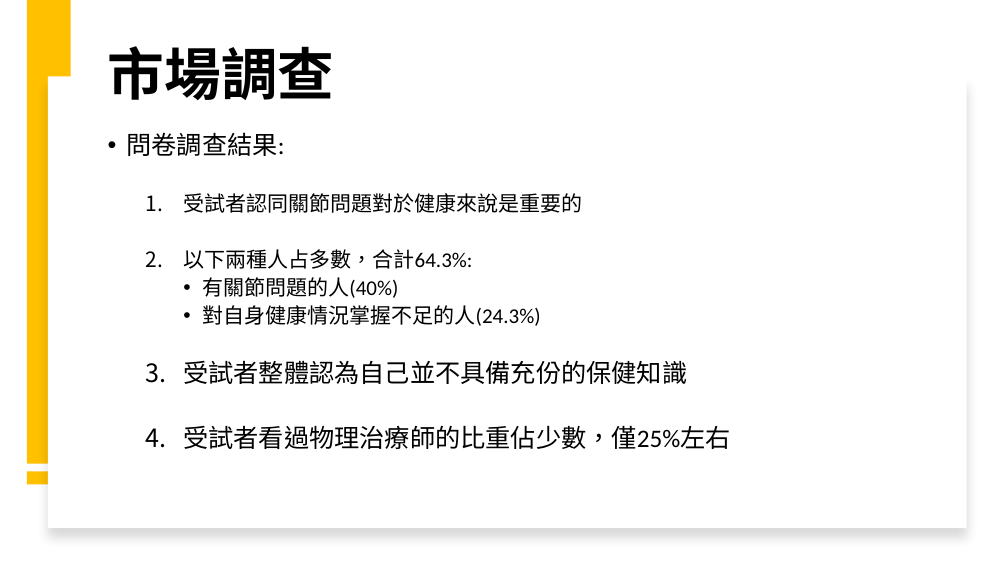
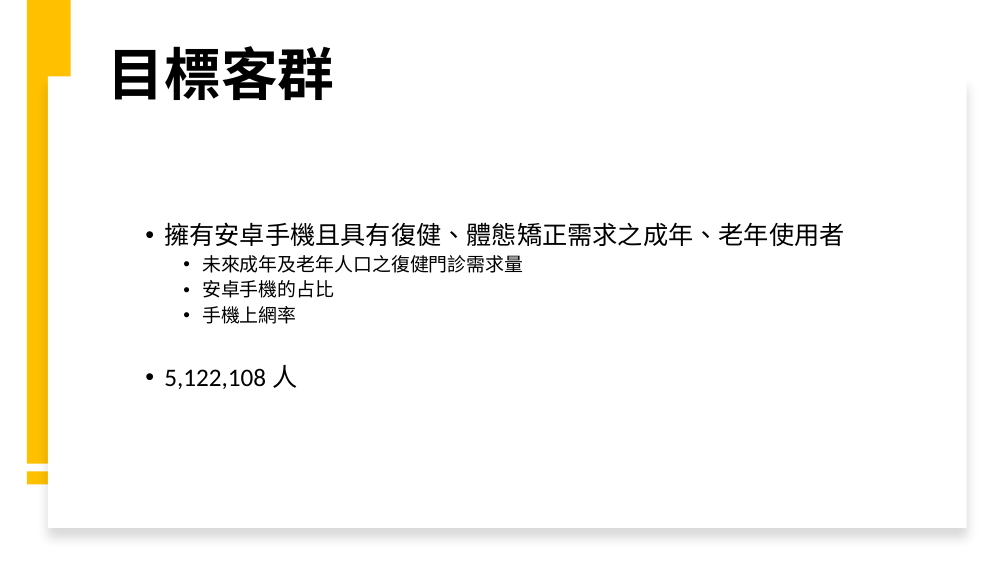
Before and after one commit to michaelchen1225/-, a slide deck: slide 14 of 整合/報告/產品報告.pptx (slide 11 before the commit). Drawn at 1008x567 pixels with LibreOffice and Linux fonts; fonts in the diff are those of the drawing. Boxes give left, top, right and bottom in pixels: in the first picture for what was removed or moved away, otherwise in the second. Text is boxed around its words. In the diff, an @@ line names an element or a change of style, - is before the commit and + after.

Commit message:
12/21 物理資聊

```diff
--- a/整合/報告/產品報告.pptx
+++ b/整合/報告/產品報告.pptx
@@ title at (x1=108, y1=46, x2=335, y2=100): text changed @@
-市場調查
+目標客群
@@ text at (x1=164, y1=222, x2=844, y2=389): text changed; size 20 to 24 pt @@
-• 問卷調查結果:
-  1. 受試者認同關節問題對於健康來說是重要的
-  2. 以下兩種人占多數，合計64.3%:
-    • 有關節問題的人(40%)
-    • 對自身健康情況掌握不足的人(24.3%)
-  3. 受試者整體認為自己並不具備充份的保健知識
-  4. 受試者看過物理治療師的比重佔少數，僅25%左右
+  • 擁有安卓手機且具有復健、體態矯正需求之成年、老年使用者
+    • 未來成年及老年人口之復健門診需求量
+    • 安卓手機的占比
+    • 手機上網率
+  • 5,122,108 人
```
Also in this commit, not shown: 4 other slides changed, 5 slides added, 4 slides removed, 3 other files.
